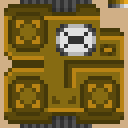
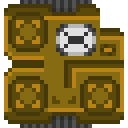
Layer changes from the first 128×128 image to the second:
hid "pallete" over [108, 0, 128, 8]
hid "Layer 1" over [0, 0, 128, 128]
